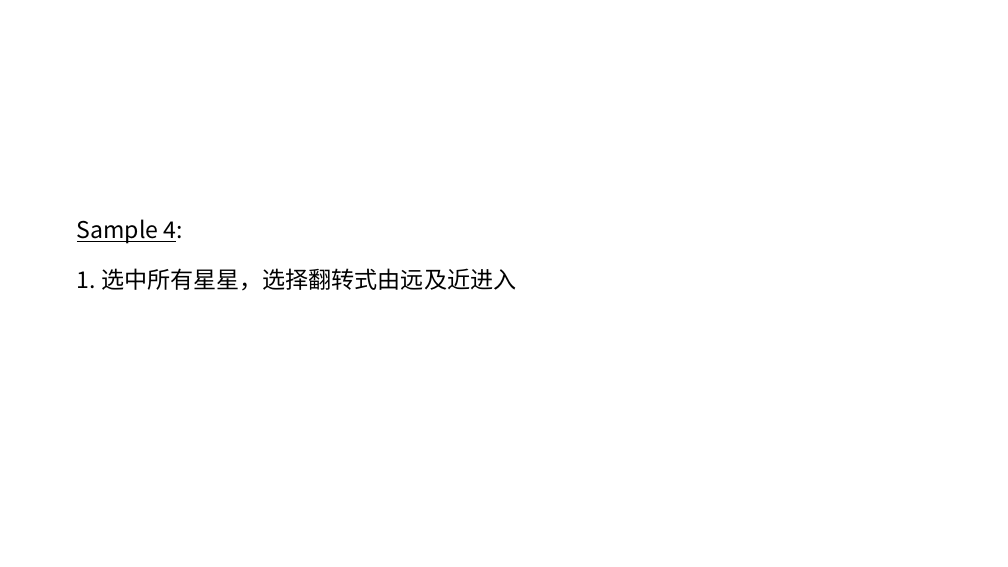
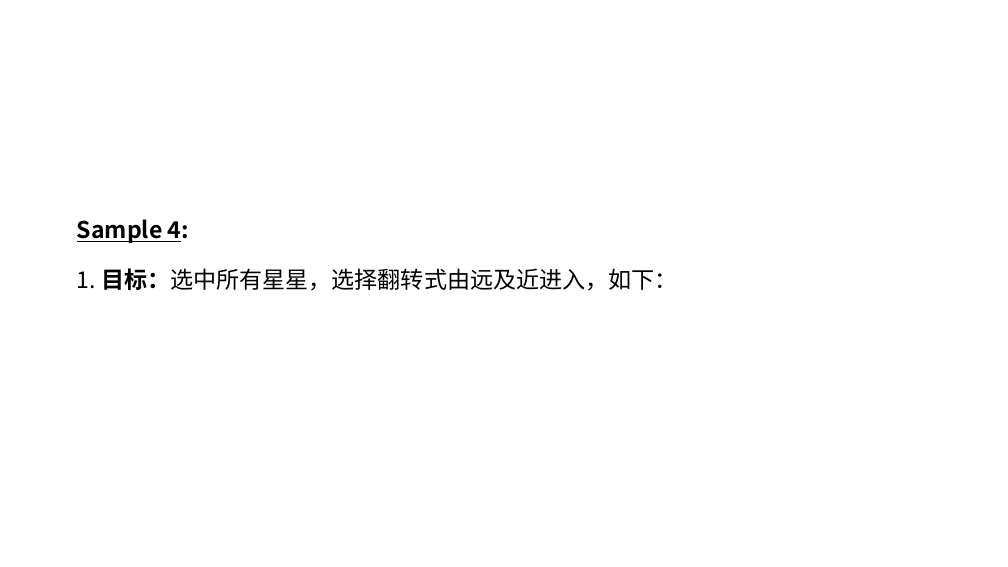
Before and after one commit to Canhui/PPT_Animation_Samples, a slide deck: slide 6 of PPT-Animation-Samples (Part 1).pptx. Drawn at 1008x567 pixels with LibreOffice and Linux fonts; fonts in the diff are those of the drawing. Boxes give left, top, right and bottom in pixels: in the first picture for what was removed or moved away, otherwise in the second. Text is boxed around its words. In the diff, an @@ line names an element or a change of style, - is before the commit and + after.

```diff
--- a/PPT-Animation-Samples (Part 1).pptx
+++ b/PPT-Animation-Samples (Part 1).pptx
@@ title at box(77, 219, 677, 291): text changed @@
-Sample 4:
-1. 选中所有星星，选择翻转式由远及近进入
+Sample 4:
+1. 目标：选中所有星星，选择翻转式由远及近进入，如下：
```
Also in this commit, not shown: 4 other slides changed, 7 slides added, 1 other file.
